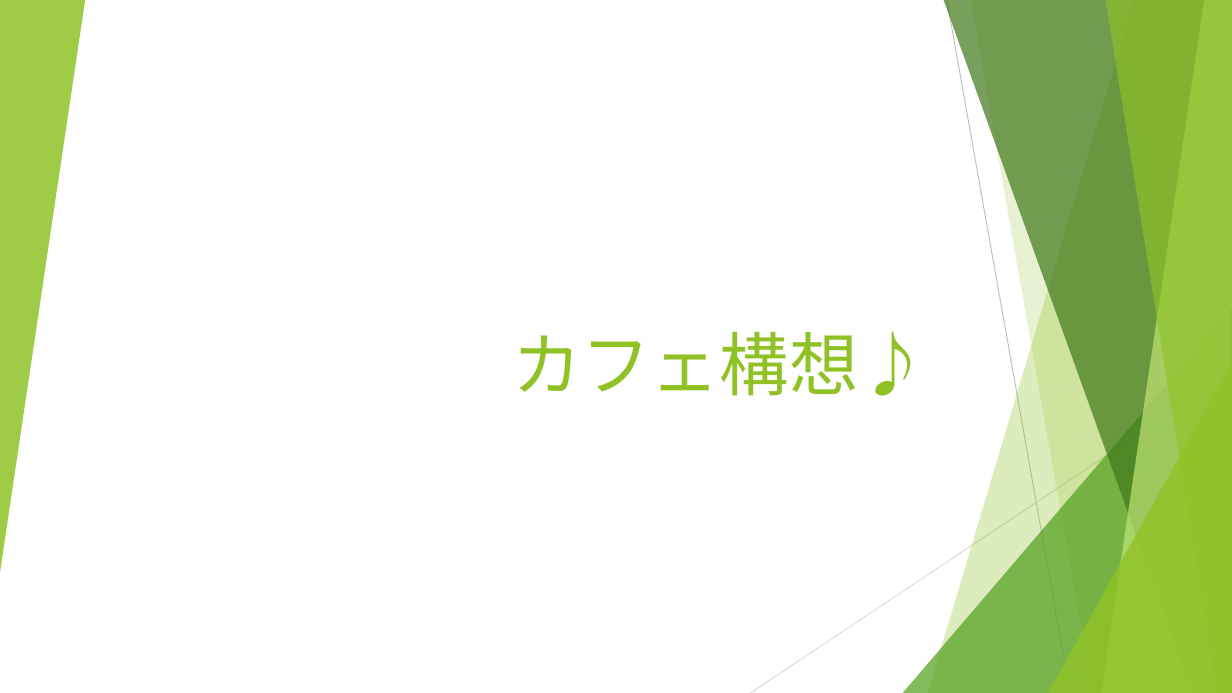
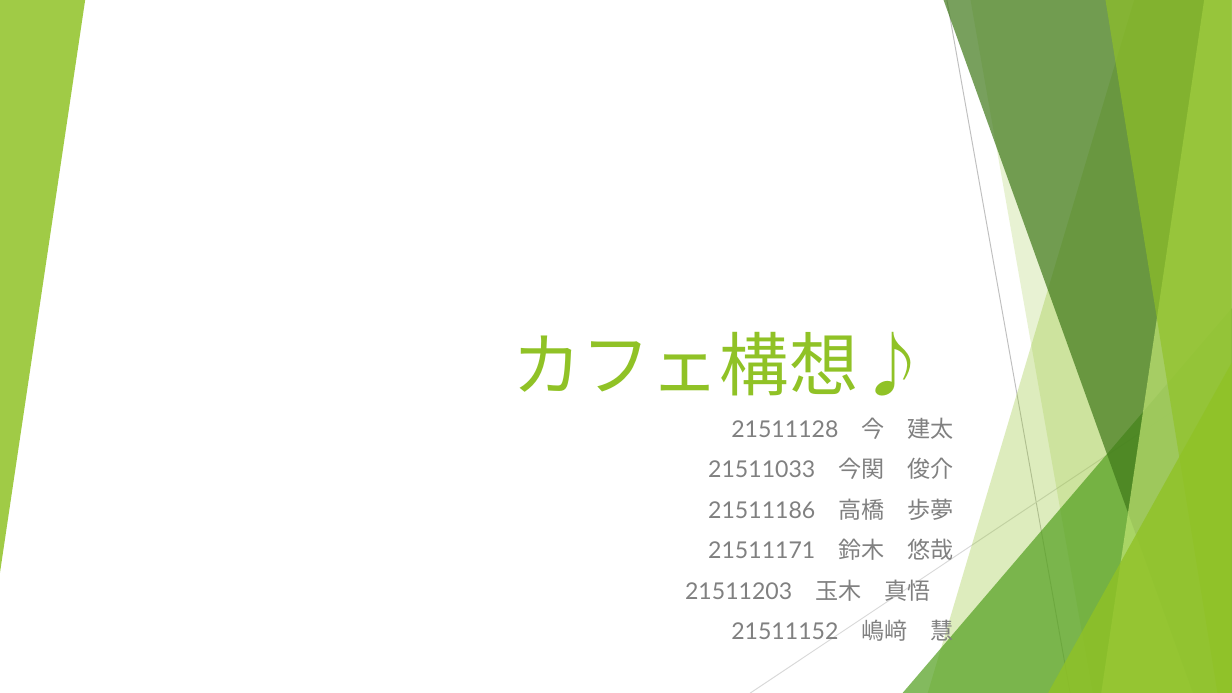
Before and after one commit to tamauniv-2015-it2/it2-class02-tanaka, a slide deck: slide 1 of cafe-HibariFes/カフェ構想♪.pptx. Drawn at 1232x693 pixels with LibreOffice and Linux fonts; fonts in the diff are those of the drawing. Boxes give left, top, right and bottom in pixels: in the first picture for what was removed or moved away, otherwise in the second. Text is boxed around its words. In the diff, an @@ line names an element or a change of style, - is before the commit and + after.

Commit message:
再提出

```diff
--- a/cafe-HibariFes/カフェ構想♪.pptx
+++ b/cafe-HibariFes/カフェ構想♪.pptx
@@ subtitle added at [685, 417, 954, 645], 18 pt, text #808080 @@
+21511128 今 建太
+21511033 今関 俊介
+21511186 高橋 歩夢
+21511171 鈴木 悠哉
+21511203 玉木 真悟
+21511152 嶋﨑 慧
```
